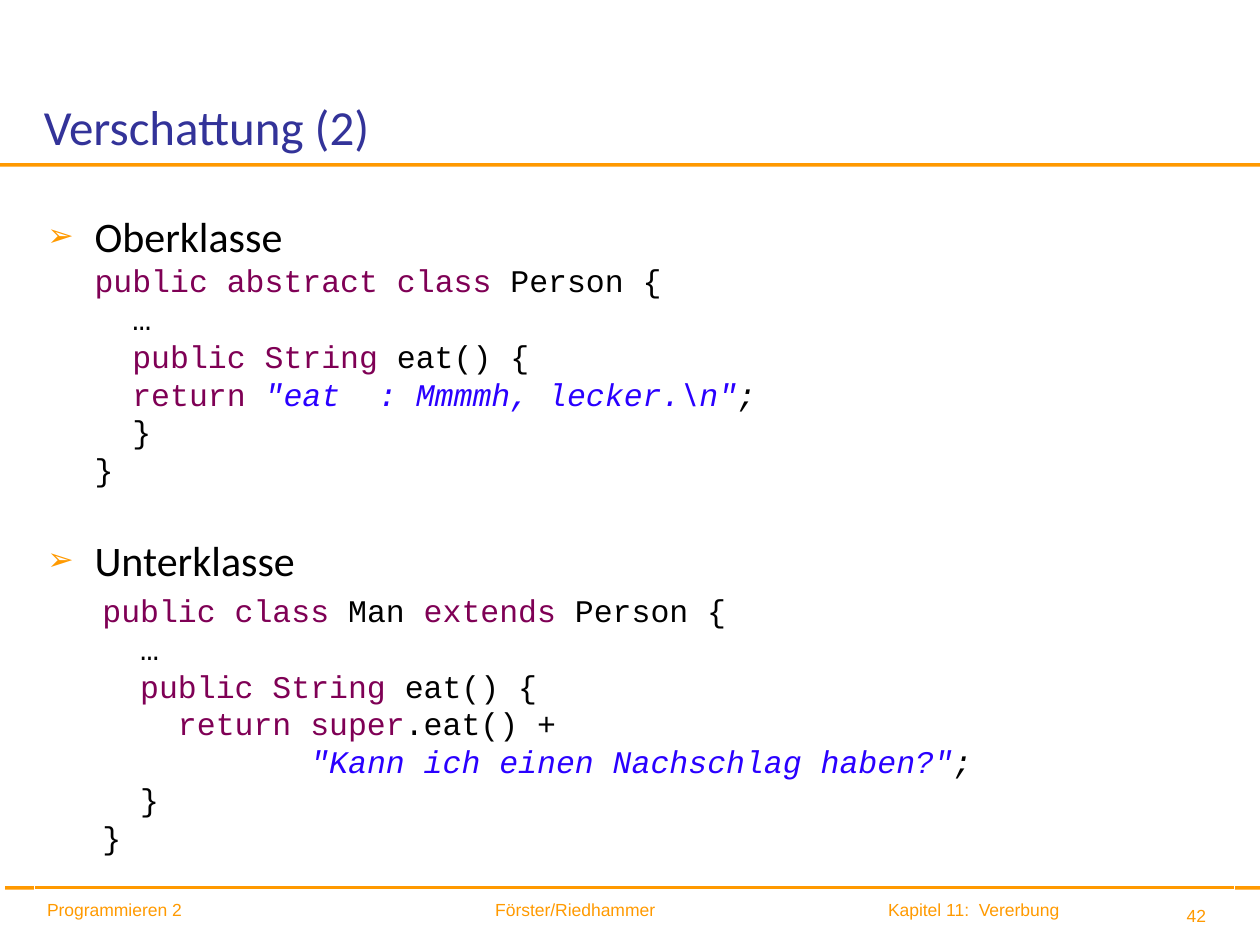
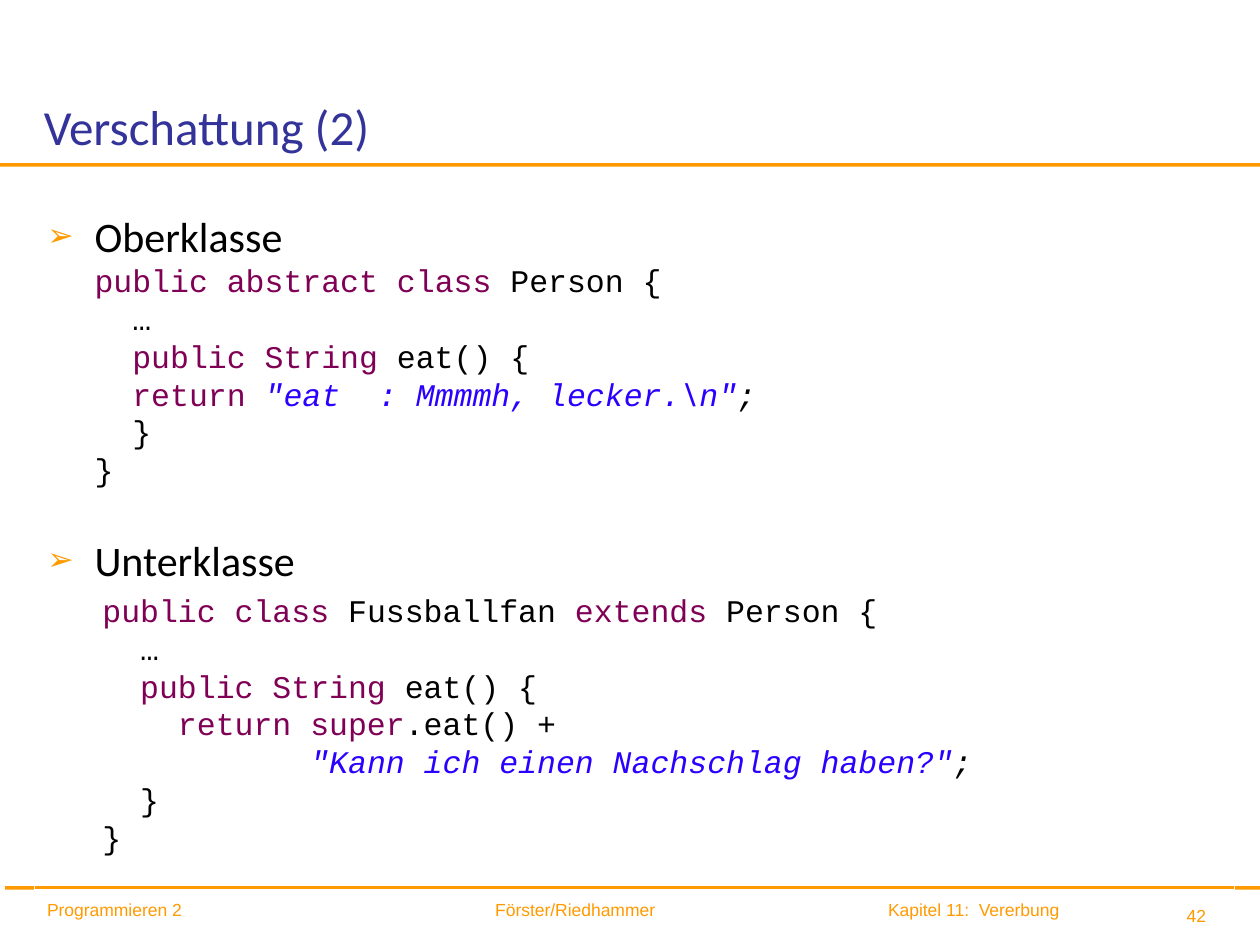
Before and after one commit to ingexue/hsro-wif-oop.github.io, a slide deck: slide 42 of 11-vererbung/vererbung.pptx. Drawn at 1260x945 pixels with LibreOffice and Linux fonts; fonts in the diff are those of the drawing; background and template pictures are left out. Boxes give left, top, right and bottom in pixels: in the first picture for what was removed or moved away, otherwise in the second. Text is boxed around its words. In the diff, an @@ line names an element or a change of style, - is before the commit and + after.

```diff
--- a/11-vererbung/vererbung.pptx
+++ b/11-vererbung/vererbung.pptx
@@ text at (x1=102, y1=599, x2=972, y2=780): text changed @@
-  public class Man extends Person {
-  …
-  public String eat() {
-  return super.eat() +
-  "Kann ich einen Nachschlag haben?";
-  }
-  }
+  public class Fussballfan extends Person {
+  …
+  public String eat() {
+  return super.eat() +
+  "Kann ich einen Nachschlag haben?";
+  }
+  }
```
Also in this commit, not shown: 29 other slides changed, 2 other files.
